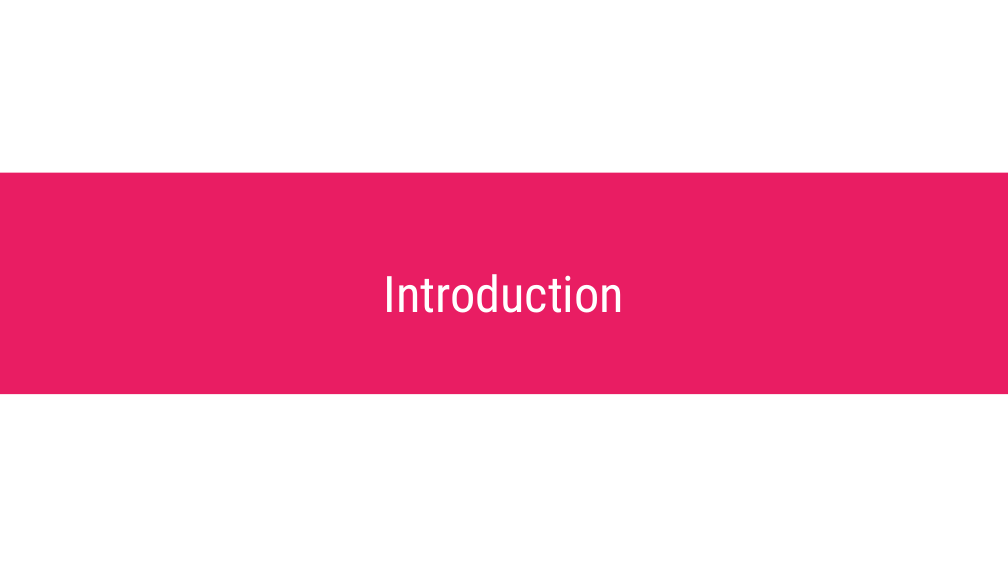
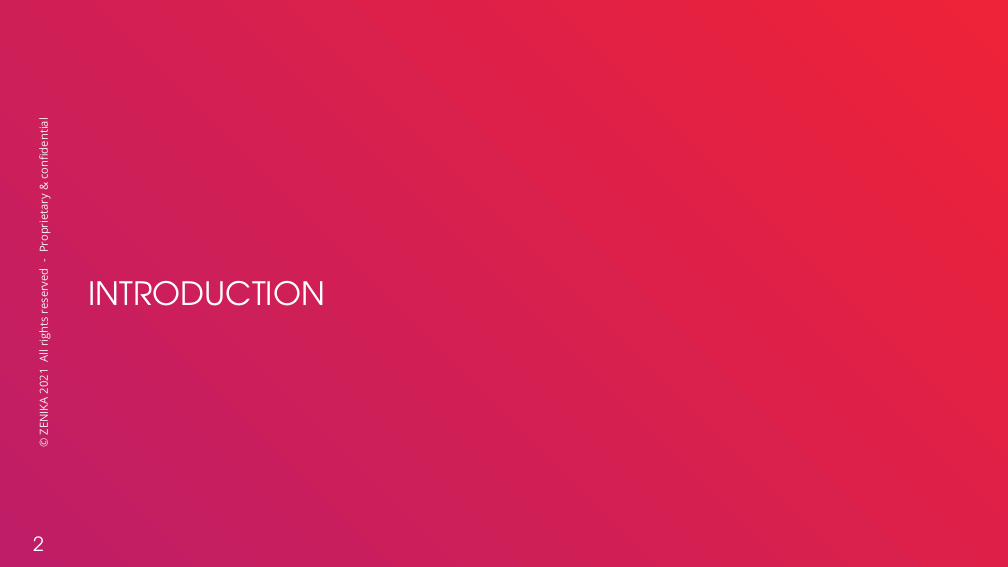
Before and after one commit to Zenika-Training/formation-react-sur-mesure, a slide deck: slide 2 of Slides&TPs.pptx. Drawn at 1008x567 pixels with LibreOffice and Linux fonts; fonts in the diff are those of the drawing; background and template pictures are left out. Boxes give left, top, right and bottom in pixels: in the first picture for what was removed or moved away, otherwise in the second. Text is boxed around its words. In the diff, an @@ line names an element or a change of style, - is before the commit and + after.

```diff
--- a/Slides&TPs.pptx
+++ b/Slides&TPs.pptx
@@ background #FFFFFF to gradient #EE2238 to #BF1D67 @@
@@ text added at (x1=36, y1=124, x2=51, y2=434), 8 pt, text #F3F3F3 @@
+© ZENIKA 2021 All rights reserved - Proprietary & confidential
@@ rectangle removed at (x1=0, y1=172, x2=1008, y2=394) @@
@@ text "INTRODUCTION" at (x1=88, y1=281, x2=324, y2=306): vertical alignment middle to top @@
@@ text at (x1=88, y1=281, x2=324, y2=306): text changed; size 36 to 23 pt; font Roboto Condensed to TeX Gyre Adventor @@
-Introduction
+INTRODUCTION
@@ page number added at (x1=33, y1=536, x2=44, y2=551), 14 pt, text #FFFFFF @@
+2
```
Also in this commit, not shown: 5 other slides changed, 39 slides added, 39 slides removed, 2 other files.
